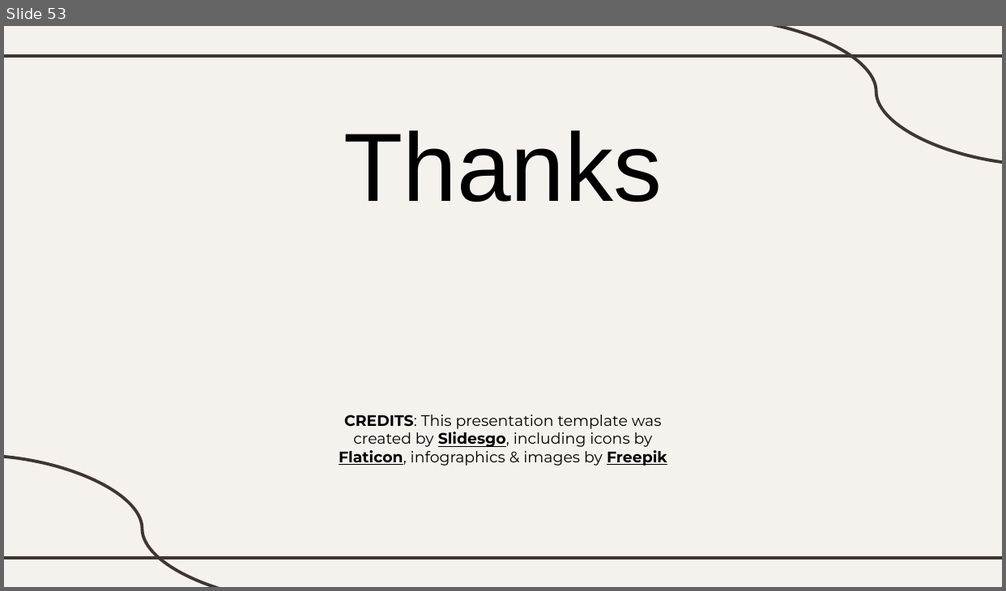
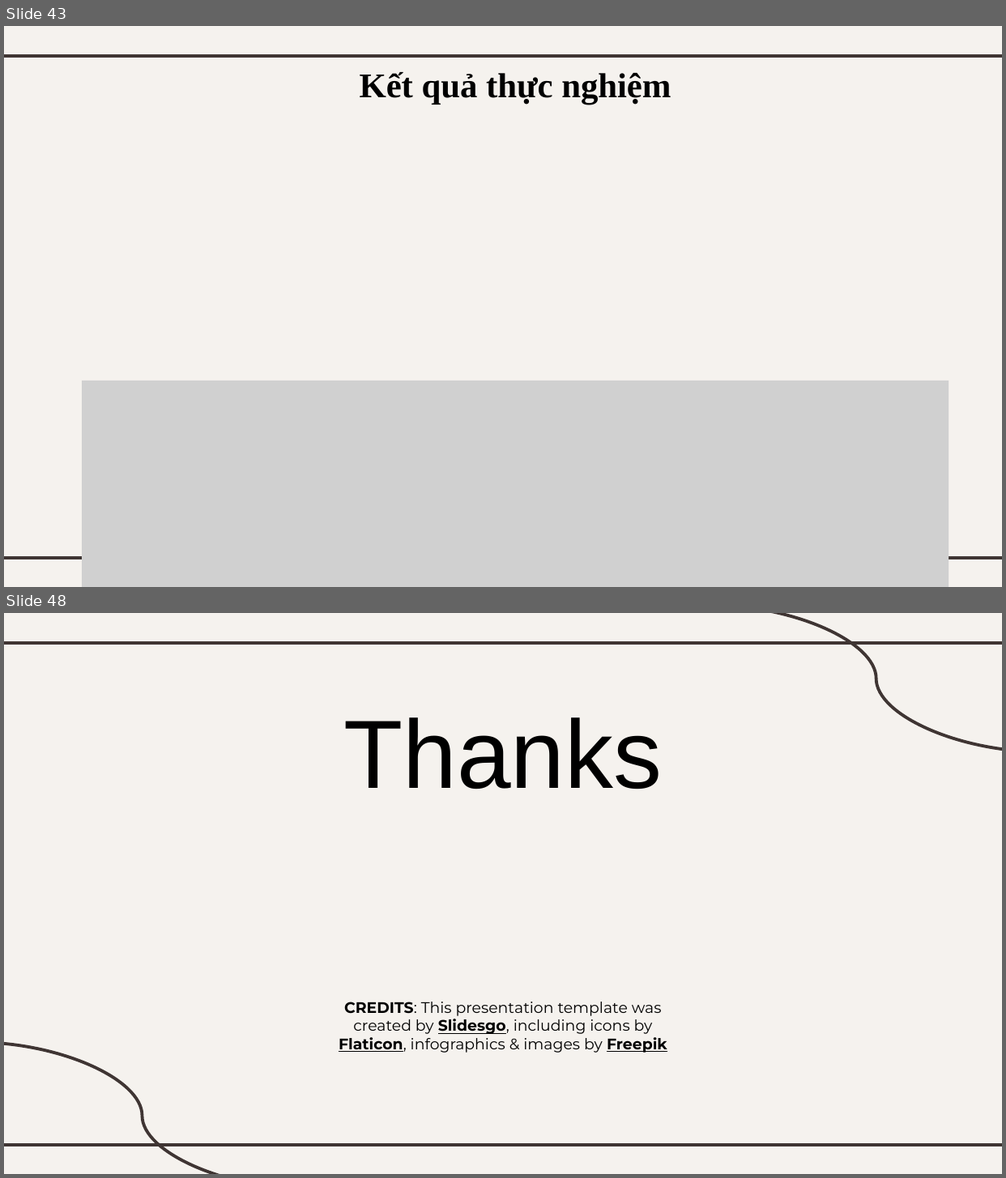
Before and after one commit to serifinal/Lifelong-ML-Naive-Bayes, a slide deck: slide.pptx. Shown one above the other, each under a label of ours: slide 53 before the commit, slides 43 and 48 after it; the slides between them are not shown. The pictures are 1006x591 and 1006x1178 pixels, drawn with LibreOffice and Linux fonts; fonts in the diff are those of the drawing; grey boxes stand for pictures. Boxes give left, top, right and bottom in pixels: in the first picture for what was removed or moved away, otherwise in the second. Text is boxed around its words. In the diff, an @@ line names an element or a change of style, - is before the commit and + after.

```diff
--- a/slide.pptx
+++ b/slide.pptx
@@ slide 43 added at (4, 26, 1002, 587), background #F5F2EE; not listed: 2 template elements that a slide beside it also shows @@
@@ title added at (360, 72, 671, 105), 25 pt, text #000000, bold @@
+Kết quả thực nghiệm
@@ picture added at (82, 380, 949, 587) @@
@@ what was slide 53 is now slide 48 @@
```
Also in this commit, not shown: 10 slides changed, 8 other slides added, 14 slides removed, 1 other file.
